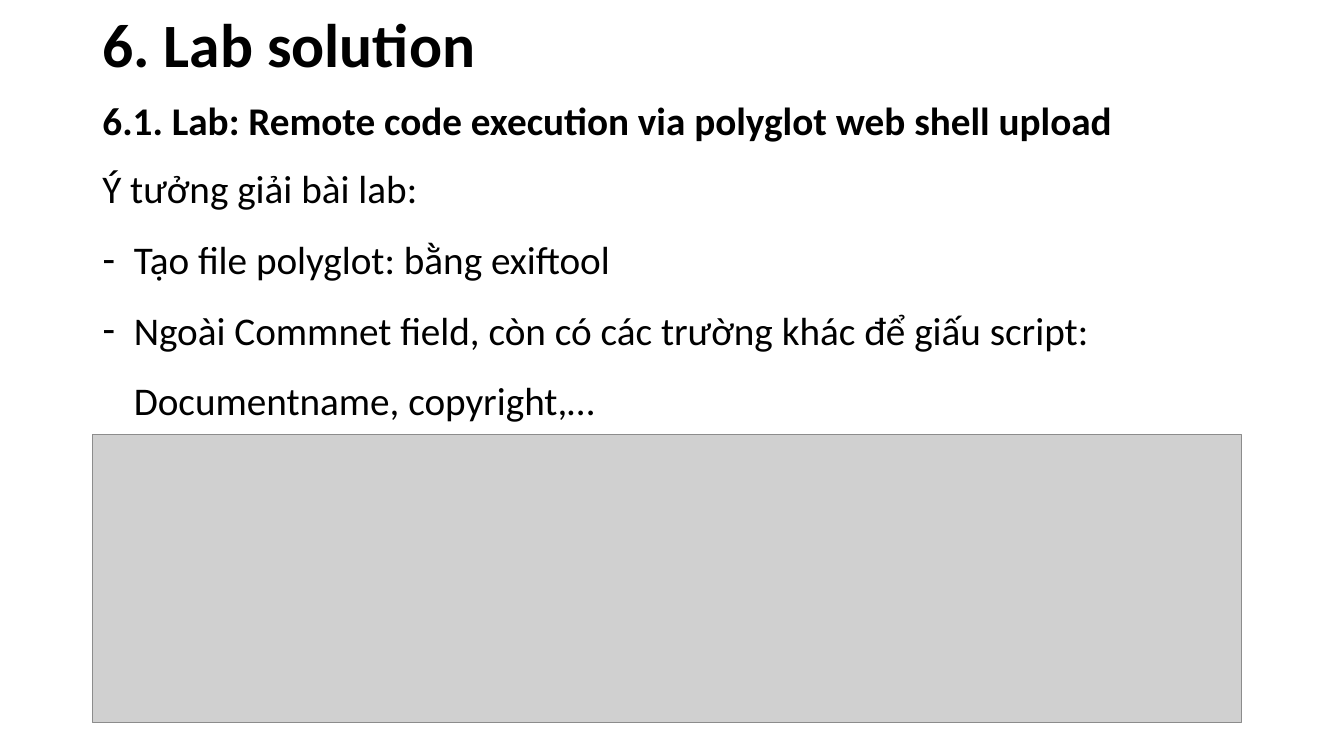
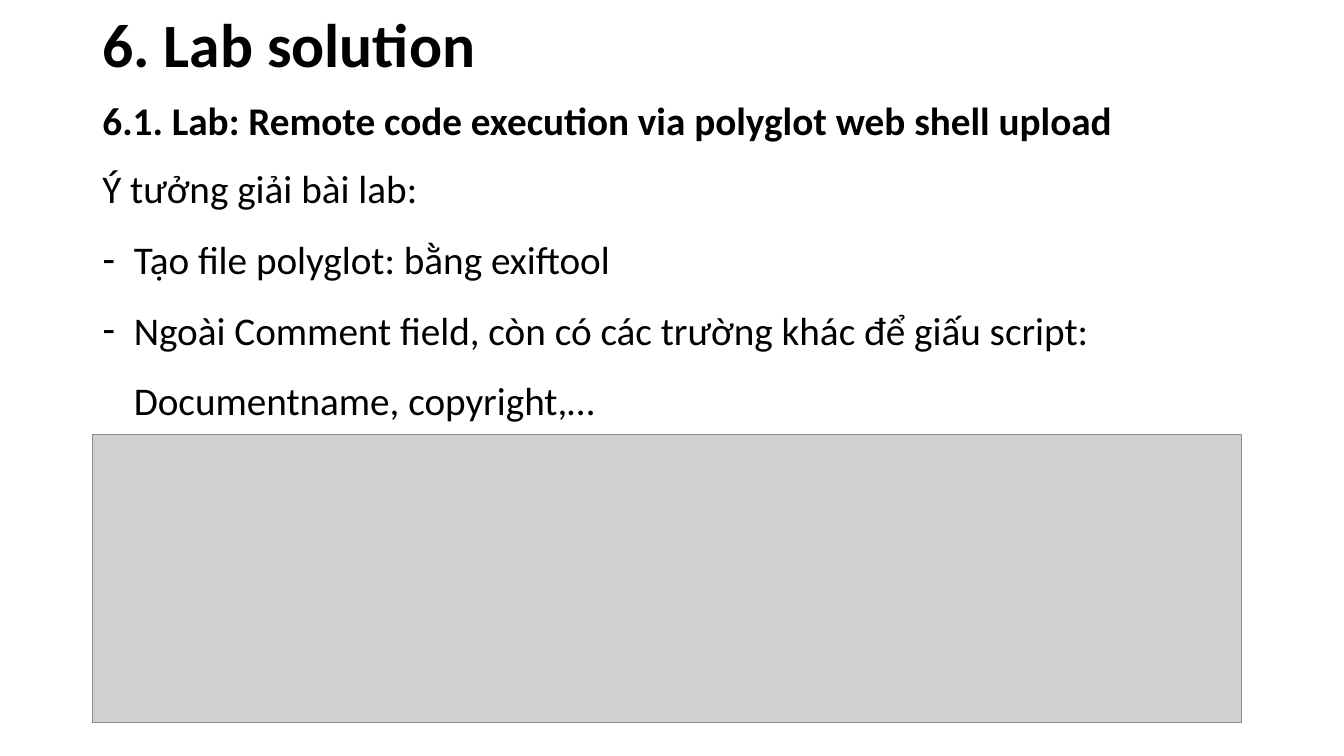
Before and after one commit to n33r9/PortSwigger_labs_note, a slide deck: slide 17 of week3.2.file_upload/file_upload.pptx. Drawn at 1344x756 pixels with LibreOffice and Linux fonts; fonts in the diff are those of the drawing; grey boxes stand for pictures. Boxes give left, top, right and bottom in pixels: in the first picture for what was removed or moved away, otherwise in the second. Text is boxed around its words. In the diff, an @@ line names an element or a change of style, - is before the commit and + after.

```diff
--- a/week3.2.file_upload/file_upload.pptx
+++ b/week3.2.file_upload/file_upload.pptx
@@ text at [134, 314, 1088, 422]: text changed @@
-– Ngoài Commnet field, còn có các trường khác để giấu script: Documentname, copyright,…
+– Ngoài Comment field, còn có các trường khác để giấu script: Documentname, copyright,…
```
Also in this commit, not shown: 30 other files.
